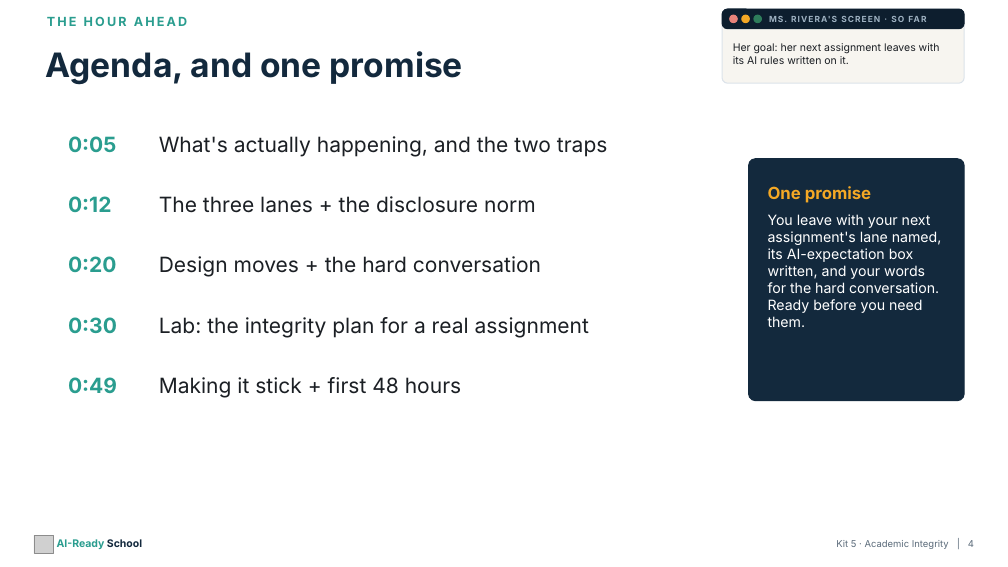
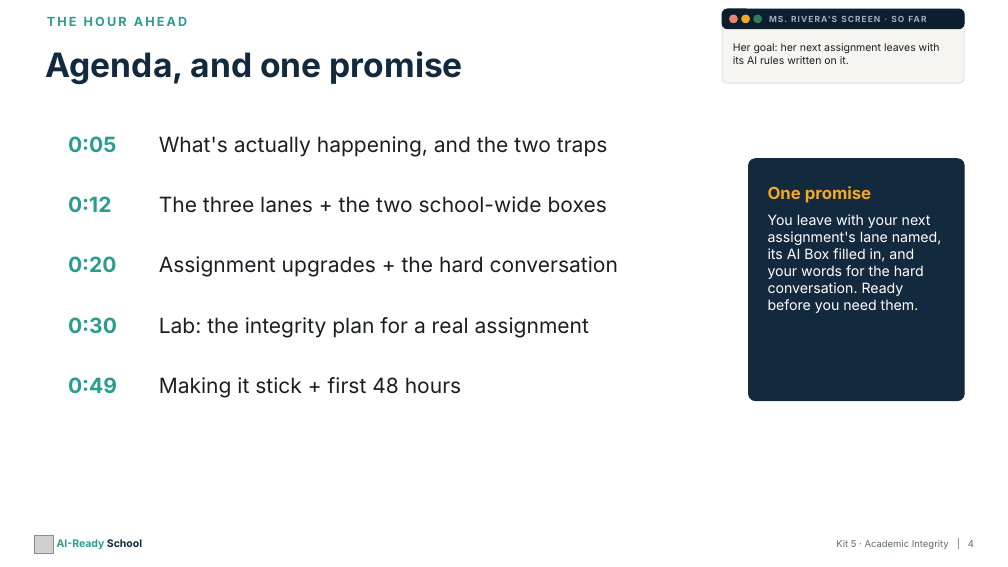
Before and after one commit to aspinozzi1/Ai-School-Ready, a slide deck: slide 4 of kits/kit05/Kit05_PresentationDeck.pptx. Drawn at 1008x567 pixels with LibreOffice and Linux fonts; fonts in the diff are those of the drawing; grey boxes stand for pictures. Boxes give left, top, right and bottom in pixels: in the first picture for what was removed or moved away, otherwise in the second. Text is boxed around its words. In the diff, an @@ line names an element or a change of style, - is before the commit and + after.

```diff
--- a/kits/kit05/Kit05_PresentationDeck.pptx
+++ b/kits/kit05/Kit05_PresentationDeck.pptx
@@ text at (x1=159, y1=196, x2=607, y2=213): text changed @@
-The three lanes + the disclosure norm
+The three lanes + the two school-wide boxes
@@ text at (x1=768, y1=214, x2=942, y2=313): text changed @@
-You leave with your next assignment's lane named, its AI-expectation box written, and your words for the hard conversation. Ready before you need them.
+You leave with your next assignment's lane named, its AI Box filled in, and your words for the hard conversation. Ready before you need them.
@@ text at (x1=159, y1=256, x2=618, y2=277): text changed @@
-Design moves + the hard conversation
+Assignment upgrades + the hard conversation
```
Also in this commit, not shown: 14 other slides changed, 19 other files.
